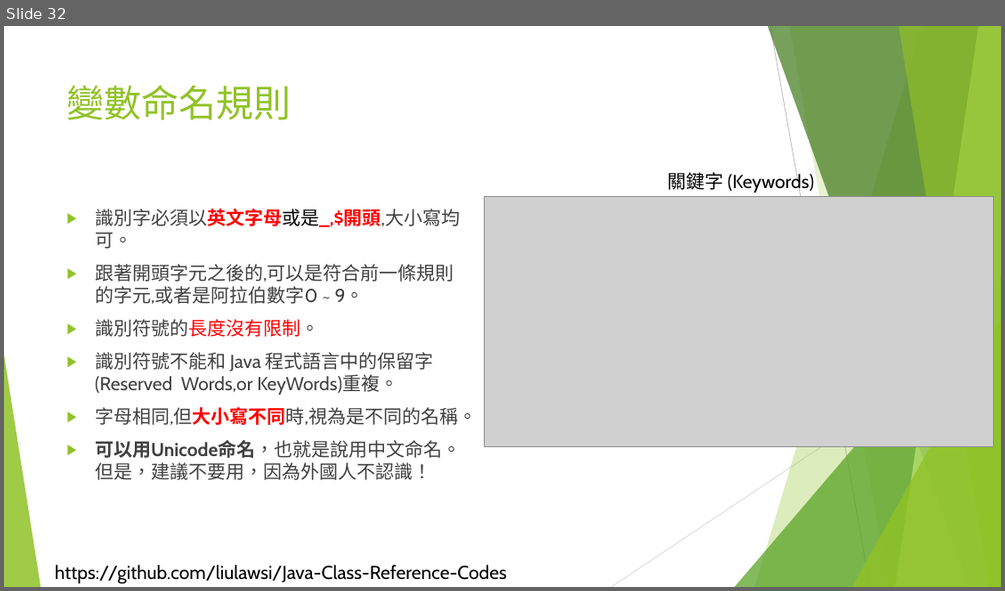
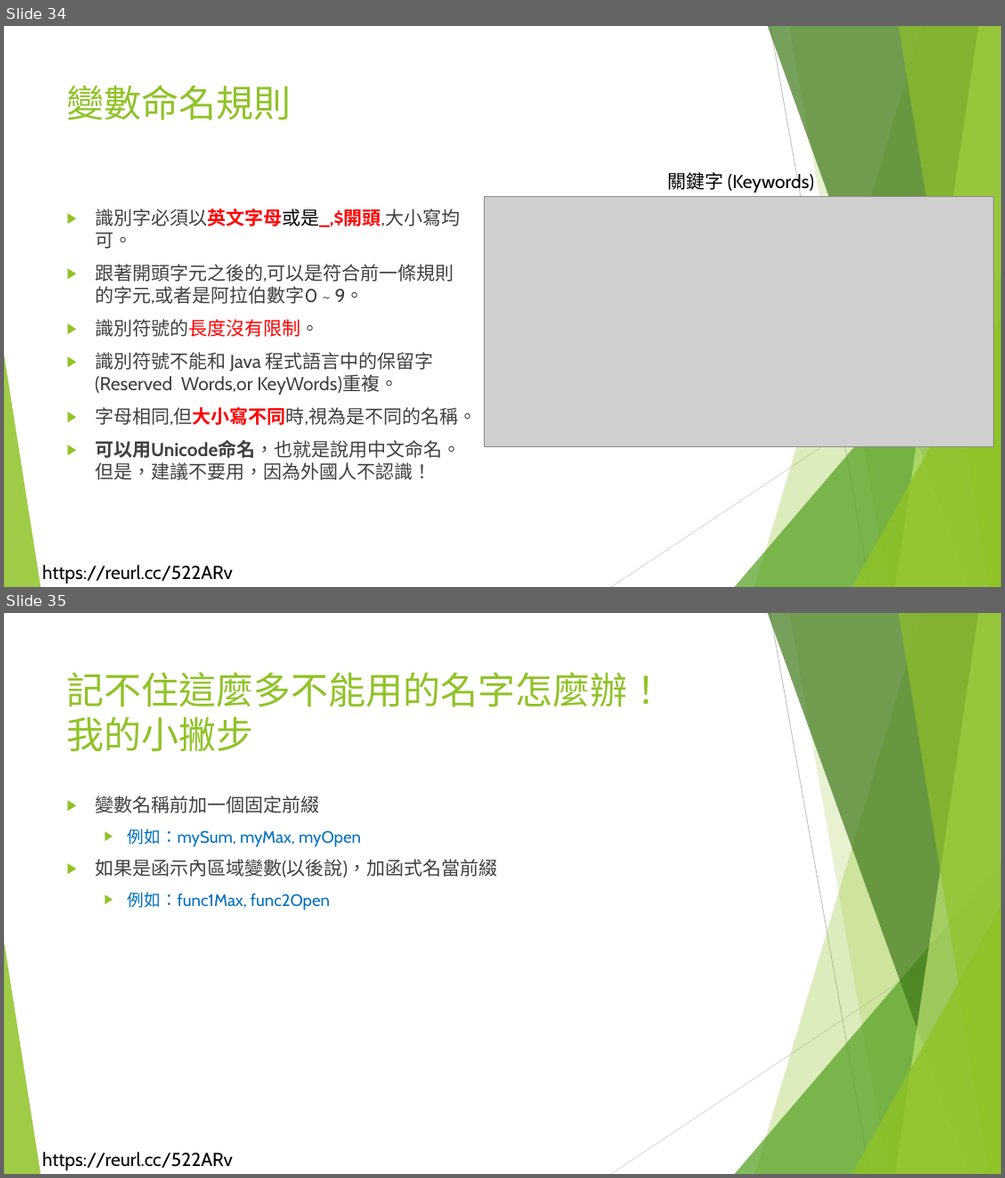
Before and after one commit to liulawsi/My_PPTs, a slide deck: LCC/Java/01_初嘗Java咖啡_HelloWorld.pptx. Shown one above the other, each under a label of ours: slide 32 before the commit, slides 34 and 35 after it. The pictures are 1005x591 and 1005x1178 pixels, drawn with LibreOffice and Linux fonts; fonts in the diff are those of the drawing; grey boxes stand for pictures; background and template pictures are left out. Boxes give left, top, right and bottom in pixels: in the first picture for what was removed or moved away, otherwise in the second. Text is boxed around its words. In the diff, an @@ line names an element or a change of style, - is before the commit and + after.

```diff
--- a/LCC/Java/01_初嘗Java咖啡_HelloWorld.pptx
+++ b/LCC/Java/01_初嘗Java咖啡_HelloWorld.pptx
@@ slide 35 added at (x1=4, y1=613, x2=1001, y2=1174), background #FFFFFF; not listed: 11 template elements that a slide beside it also shows @@
@@ title added at (x1=67, y1=672, x2=665, y2=752), 36 pt, text #90C226 @@
+記不住這麼多不能用的名字怎麼辦！
+我的小撇步
@@ text added at (x1=95, y1=795, x2=497, y2=910), 16 pt, text #0070C0 @@
+▶ 變數名稱前加一個固定前綴
+  ▶ 例如：mySum, myMax, myOpen
+▶ 如果是函示內區域變數(以後說)，加函式名當前綴
+  ▶ 例如：func1Max, func2Open
@@ what was slide 32 is now slide 34 @@
@@ slide 34 changed as well @@
@@ text added at (x1=42, y1=564, x2=233, y2=583), 18 pt, text #000000 @@
+https://reurl.cc/522ARv
@@ text removed at (x1=55, y1=564, x2=507, y2=584) @@
-https://github.com/liulawsi/Java-Class-Reference-Codes
```
Also in this commit, not shown: 39 other slides changed, 2 other slides added, 13 other files.
